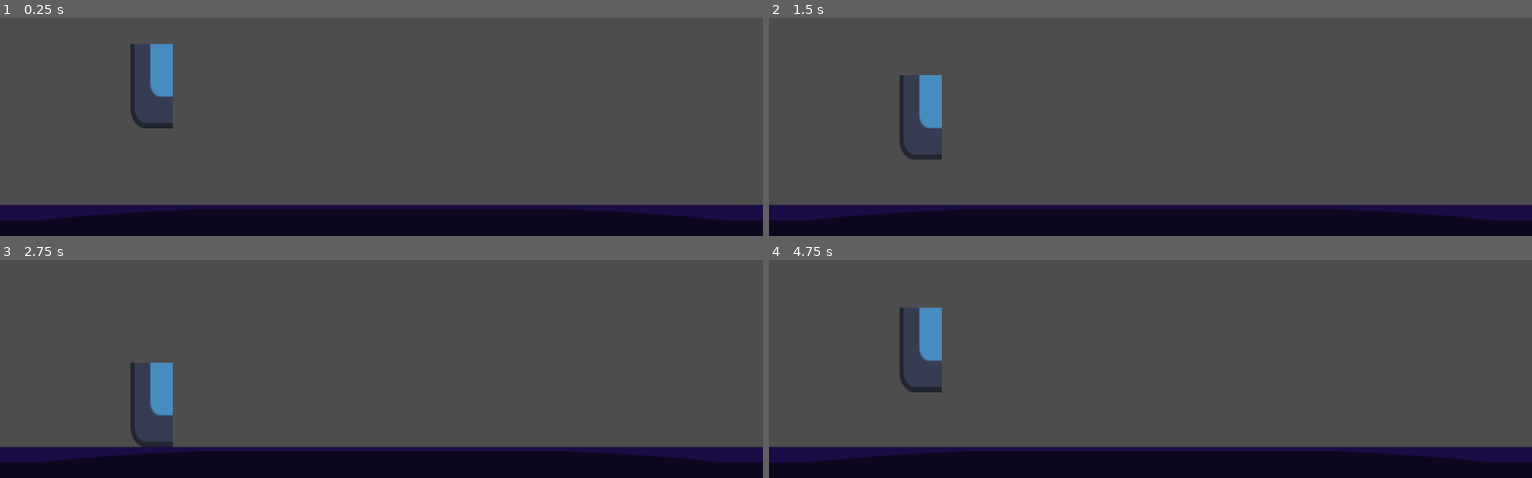
Above: before the commit, frames 1-4 (two rows, left to right).
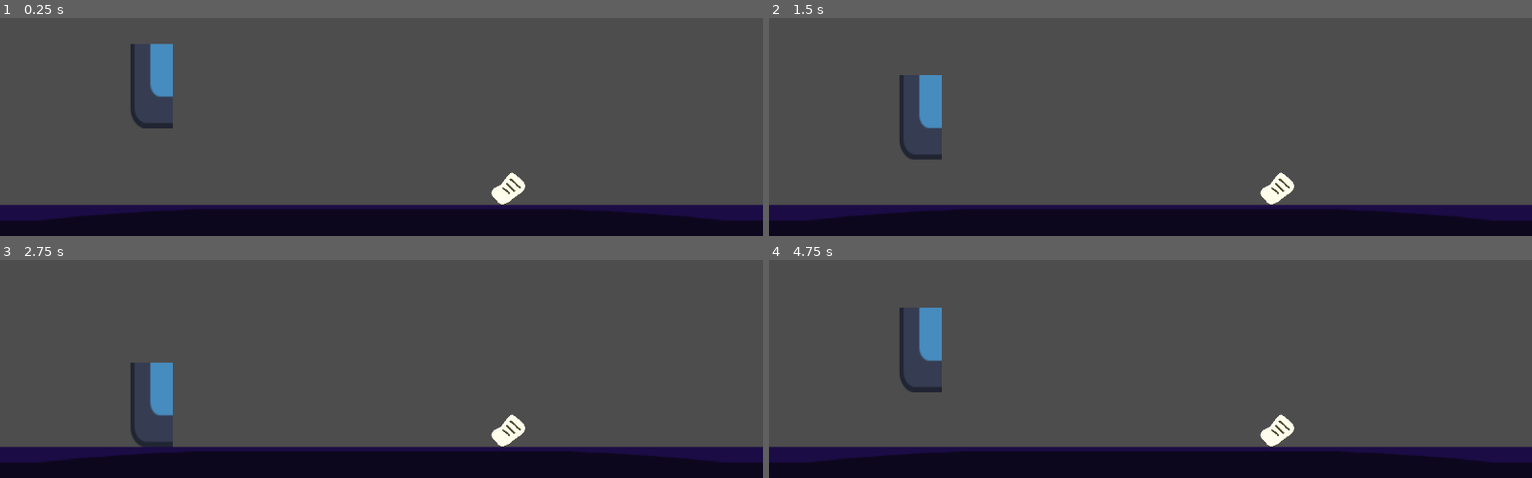
Above: after the commit, the same moments.

Repository: jhbertelli/ctrl-alt-frame-jam
Game: Godot game, scene res://levels/level_1.tscn
Two runs of this game, one before a commit and one after it. Both use one fixed random seed, a clock stepped at 60 frames per second and the inputs below. Before the commit the project has no main scene; this scene is started directly in both runs. The engine's default icon, where the game draws it, is replaced by a stand-in: a white triangle on a blue panel in a dark square.
Inputs:
- Up to frame 1 (0.25 s): no input
- Up to frame 2 (1.5 s): hold E (interact, bound only after the commit) 0.53-1.28 s; tap Enter at 1.25 s; tap E (interact, bound only after the commit) at 1.35 s
- Up to frame 3 (2.75 s): hold E (interact, bound only after the commit) from 2.03 s (still down)
- Up to frame 4 (4.75 s): tap Space at 2.75 s; release E (interact, bound only after the commit) at 2.78 s; tap E (interact, bound only after the commit) at 2.85, 4.35 s; hold E (interact, bound only after the commit) 3.53-4.28 s; tap Enter at 4.25 s

The runs differ from the first frame. In frame 1, 0.4% of the frame differs, in the area x 64-69%, y 70-86%; in frame 2, 0.4%; in frame 3, 0.4%; in frame 4, 0.4%.

Commit message:
start interact

Diff:
--- a/characters/altair.tscn
+++ b/characters/altair.tscn
@@ -38,7 +38,7 @@
 
 [sub_resource type="BoxMesh" id="BoxMesh_hnrr6"]
 
-[node name="Altair" type="CharacterBody2D"]
+[node name="Altair" type="CharacterBody2D" groups=["player"]]
 script = SubResource("GDScript_alnjj")
 
 [node name="CollisionShape2D" type="CollisionShape2D" parent="."]
--- /dev/null
+++ b/interaction/area/interaction_area.tscn
@@ -0,0 +1,10 @@
+[gd_scene load_steps=2 format=3 uid="uid://bpyrxnciyfvoc"]
+
+[ext_resource type="Script" path="res://scripts/interaction_area.gd" id="1_0mu3n"]
+
+[node name="InteractionArea" type="Area2D"]
+collision_layer = 0
+script = ExtResource("1_0mu3n")
+
+[connection signal="body_entered" from="." to="." method="_on_body_entered"]
+[connection signal="body_exited" from="." to="." method="_on_body_exited"]
--- /dev/null
+++ b/interaction/interaction_manager.gd
@@ -0,0 +1,48 @@
+extends Node2D
+
+@onready var player: CharacterBody2D = get_tree().get_first_node_in_group("player")
+@onready var label = $Label
+
+const base_text = "[E] para "
+
+var active_areas = []
+var can_interact = true
+
+func _init():
+	pass
+
+func register_area(area: InteractionArea):
+	active_areas.push_back(area)
+
+func unregister_area(area: InteractionArea):
+	var index = active_areas.find(area)
+
+	if index != -1:
+		active_areas.remove_at(index)
+
+func _process(delta):
+	if active_areas.size() > 0 && can_interact:
+		active_areas.sort_custom(_sort_by_distance_to_player)
+		label.text = base_text + active_areas[0].action_name
+		label.global_position = active_areas[0].global_position
+		label.global_position.y -= 36
+		label.global_position.x -= label.size.x / 2
+		label.show()
+	else:
+		label.hide()
+
+func _sort_by_distance_to_player(area1: Area2D, area2: Area2D):
+	var area1_to_player = player.global_position.distance_to(area1.global_position)
+	var area2_to_player = player.global_position.distance_to(area2.global_position)
+
+	return area1_to_player < area2_to_player
+
+func _input(event):
+	if event.is_action_pressed("interact") && can_interact:
+		if active_areas.size() > 0:
+			can_interact = false
+			label.hide()
+
+			await active_areas[0].interact.call()
+
+			can_interact = true
--- /dev/null
+++ b/interaction/interaction_manager.tscn
@@ -0,0 +1,19 @@
+[gd_scene load_steps=2 format=3 uid="uid://c584gymf7hcdb"]
+
+[ext_resource type="Script" path="res://interaction/interaction_manager.gd" id="1_3uw6j"]
+
+[node name="InteractionManager" type="Node2D"]
+script = ExtResource("1_3uw6j")
+
+[node name="Label" type="Label" parent="."]
+z_index = 10
+anchors_preset = 5
+anchor_left = 0.5
+anchor_right = 0.5
+offset_left = -76.5
+offset_right = 76.5
+offset_bottom = 23.0
+grow_horizontal = 2
+text = "[E] PARA INTERAGIR"
+horizontal_alignment = 1
+vertical_alignment = 1
--- a/levels/level_1.tscn
+++ b/levels/level_1.tscn
@@ -1,7 +1,8 @@
-[gd_scene load_steps=3 format=3 uid="uid://0168lo0xqg60"]
+[gd_scene load_steps=4 format=3 uid="uid://0168lo0xqg60"]
 
 [ext_resource type="PackedScene" uid="uid://cs5doddy0yei3" path="res://characters/altair.tscn" id="1_7udre"]
 [ext_resource type="PackedScene" uid="uid://civnfwkqy5dyx" path="res://wall.tscn" id="2_tgp80"]
+[ext_resource type="PackedScene" uid="uid://dyyslof76unot" path="res://objects/diary_page.tscn" id="3_5wlan"]
 
 [node name="Level1" type="Node2D"]
 
@@ -13,3 +14,6 @@
 [node name="StaticBody2D" parent="." instance=ExtResource("2_tgp80")]
 position = Vector2(0, 317)
 scale = Vector2(58, 4)
+
+[node name="DiaryPage" parent="." instance=ExtResource("3_5wlan")]
+position = Vector2(192, 252)
--- /dev/null
+++ b/objects/diary_page.tscn
@@ -0,0 +1,20 @@
+[gd_scene load_steps=5 format=3 uid="uid://dyyslof76unot"]
+
+[ext_resource type="Script" path="res://scripts/diary_page.gd" id="1_8uohc"]
+[ext_resource type="Texture2D" uid="uid://8w0di6jwteuo" path="res://sprites/temp_diarypage.png" id="2_4bf64"]
+[ext_resource type="PackedScene" uid="uid://bpyrxnciyfvoc" path="res://interaction/area/interaction_area.tscn" id="3_lkwn6"]
+
+[sub_resource type="RectangleShape2D" id="RectangleShape2D_0chim"]
+size = Vector2(100, 100)
+
+[node name="DiaryPage" type="Node2D"]
+script = ExtResource("1_8uohc")
+
+[node name="Sprite2D" type="Sprite2D" parent="."]
+texture = ExtResource("2_4bf64")
+
+[node name="InteractionArea" parent="." instance=ExtResource("3_lkwn6")]
+action_name = "interagir"
+
+[node name="CollisionShape2D" type="CollisionShape2D" parent="InteractionArea"]
+shape = SubResource("RectangleShape2D_0chim")
--- a/project.godot
+++ b/project.godot
@@ -11,5 +11,22 @@
 [application]
 
 config/name="ctrl-alt-frame-jam"
+run/main_scene="res://levels/level_1.tscn"
 config/features=PackedStringArray("4.2", "Forward Plus")
 config/icon="res://icon.svg"
+
+[autoload]
+
+InteractionManager="*res://interaction/interaction_manager.tscn"
+
+[input]
+
+interact={
+"deadzone": 0.5,
+"events": [Object(InputEventKey,"resource_local_to_scene":false,"resource_name":"","device":0,"window_id":0,"alt_pressed":false,"shift_pressed":false,"ctrl_pressed":false,"meta_pressed":false,"pressed":false,"keycode":0,"physical_keycode":69,"key_label":0,"unicode":0,"echo":false,"script":null)
+]
+}
+
+[layer_names]
+
+2d_physics/layer_1="player"
--- /dev/null
+++ b/scripts/diary_page.gd
@@ -0,0 +1,14 @@
+extends Node2D
+
+@onready var interaction_area := $InteractionArea
+
+# Called when the node enters the scene tree for the first time.
+func _ready():
+	interaction_area.interact = Callable(self, "_on_interact")
+
+func _on_interact():
+	print("interagido")
+
+# Called every frame. 'delta' is the elapsed time since the previous frame.
+func _process(delta):
+	pass
--- /dev/null
+++ b/scripts/interaction_area.gd
@@ -0,0 +1,25 @@
+extends Area2D
+class_name InteractionArea
+
+@export var action_name := "interact"
+
+var interact := func():
+	pass
+
+# Called when the node enters the scene tree for the first time.
+func _ready():
+	pass # Replace with function body.
+
+
+# Called every frame. 'delta' is the elapsed time since the previous frame.
+func _process(delta):
+	pass
+
+
+func _on_body_entered(body):
+	if body is CharacterBody2D:
+		InteractionManager.register_area(self)
+
+func _on_body_exited(body):
+	if body is CharacterBody2D:
+		InteractionManager.unregister_area(self)
Binary file added: sprites/temp_diarypage.png
Not shown, added: sprites/temp_diarypage.png.import
